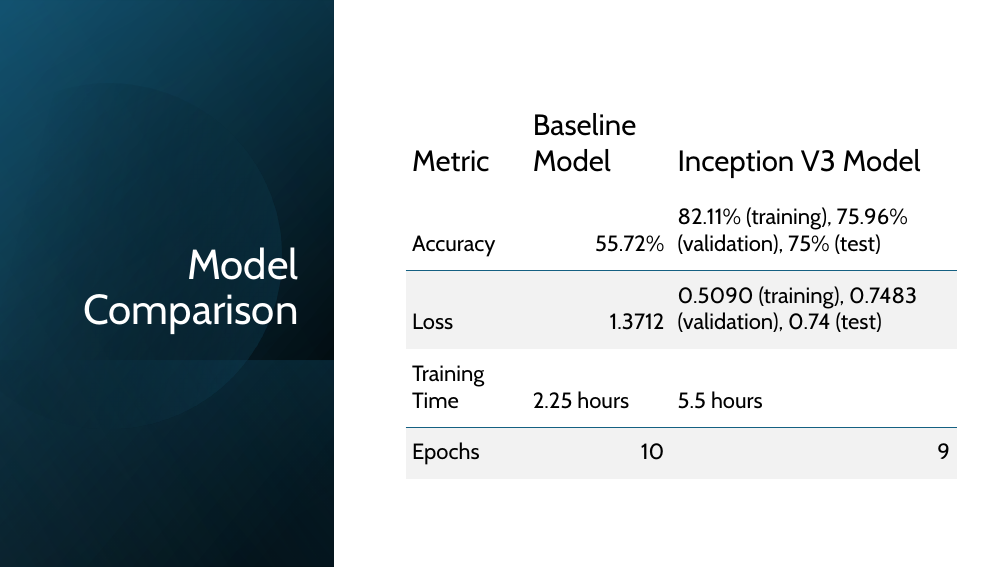
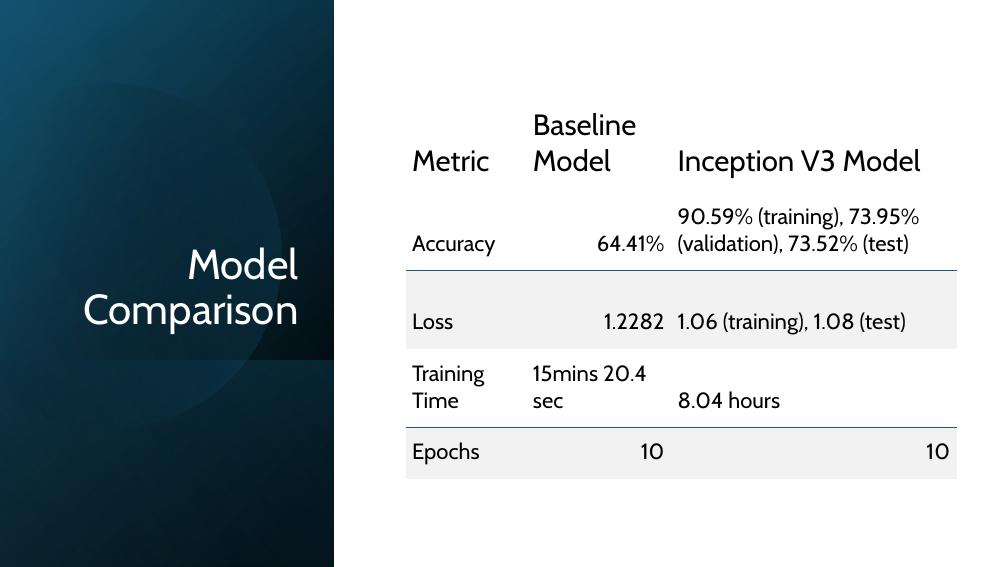
Before and after one commit to Norbert49/Image-Classification, a slide deck: slide 15 of reports/project_reports.pptx (slide 14 before the commit). Drawn at 1008x567 pixels with LibreOffice and Linux fonts; fonts in the diff are those of the drawing. Boxes give left, top, right and bottom in pixels: in the first picture for what was removed or moved away, otherwise in the second. Text is boxed around its words. In the diff, an @@ line names an element or a change of style, - is before the commit and + after.

Commit message:
retrained Inception V3 model with 10 epochs

```diff
--- a/reports/project_reports.pptx
+++ b/reports/project_reports.pptx
@@ table at bbox=[405, 96, 957, 479] @@
-row 2, column 2: 55.72%
+row 2, column 2: 64.41%
-row 2, column 3: 82.11% (training), 75.96% (validation), 75% (test)
+row 2, column 3: 90.59% (training), 73.95% (validation), 73.52% (test)
-row 3, column 2: 1.3712
+row 3, column 2: 1.2282
-row 3, column 3: 0.5090 (training), 0.7483 (validation), 0.74 (test)
+row 3, column 3: 1.06 (training), 1.08 (test)
-row 4, column 2: 2.25 hours
+row 4, column 2: 15mins 20.4 sec
-row 4, column 3: 5.5 hours
+row 4, column 3: 8.04 hours
-row 5, column 3: 9
+row 5, column 3: 10
```
Also in this commit, not shown: 1 other slide changed, 2 slides added, 1 slide removed, 4 other files.
